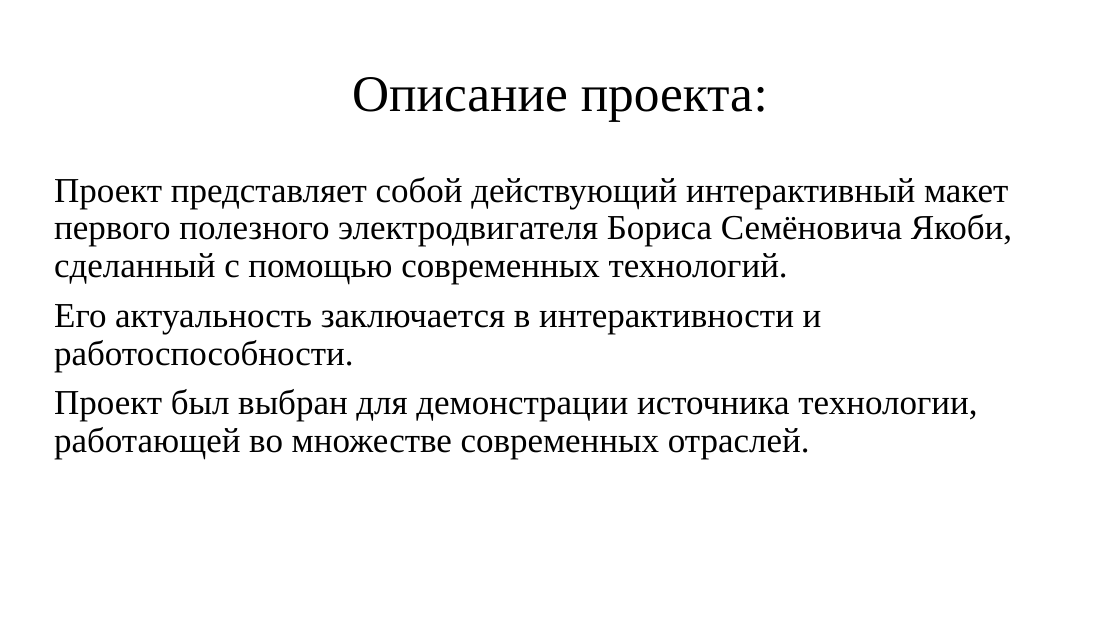
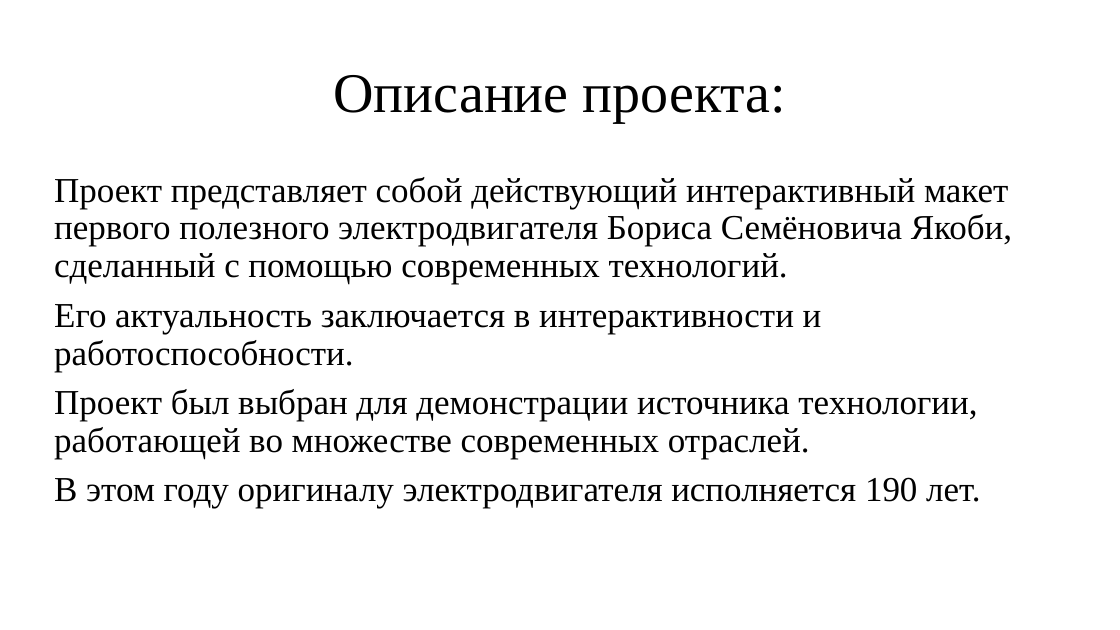
Before and after one commit to KuzovlevAnton/photos, a slide deck: slide 5 of Кузовлев.pptx. Drawn at 1120x630 pixels with LibreOffice and Linux fonts; fonts in the diff are those of the drawing. Boxes give left, top, right and bottom in pixels: in the first picture for what was removed or moved away, otherwise in the second. Text is boxed around its words. In the diff, an @@ line names an element or a change of style, - is before the commit and + after.

```diff
--- a/Кузовлев.pptx
+++ b/Кузовлев.pptx
@@ title "Описание проекта:" at (333,75,787,123): size 44 to 48 pt @@
@@ text at (54,477,980,509): paragraph added @@
+В этом году оригиналу электродвигателя исполняется 190 лет.
```
Also in this commit, not shown: 4 other slides changed, 4 slides added, 1 other file.
